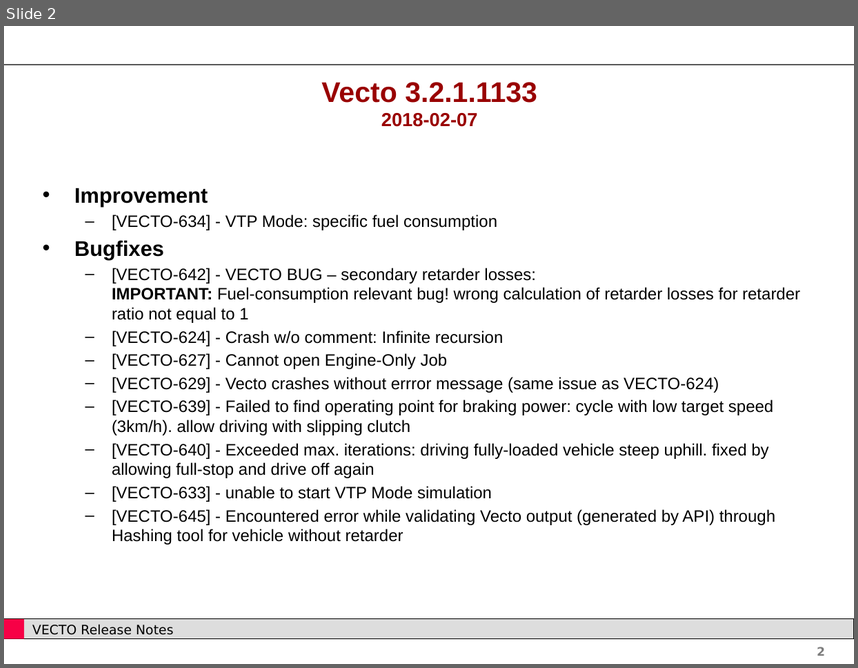
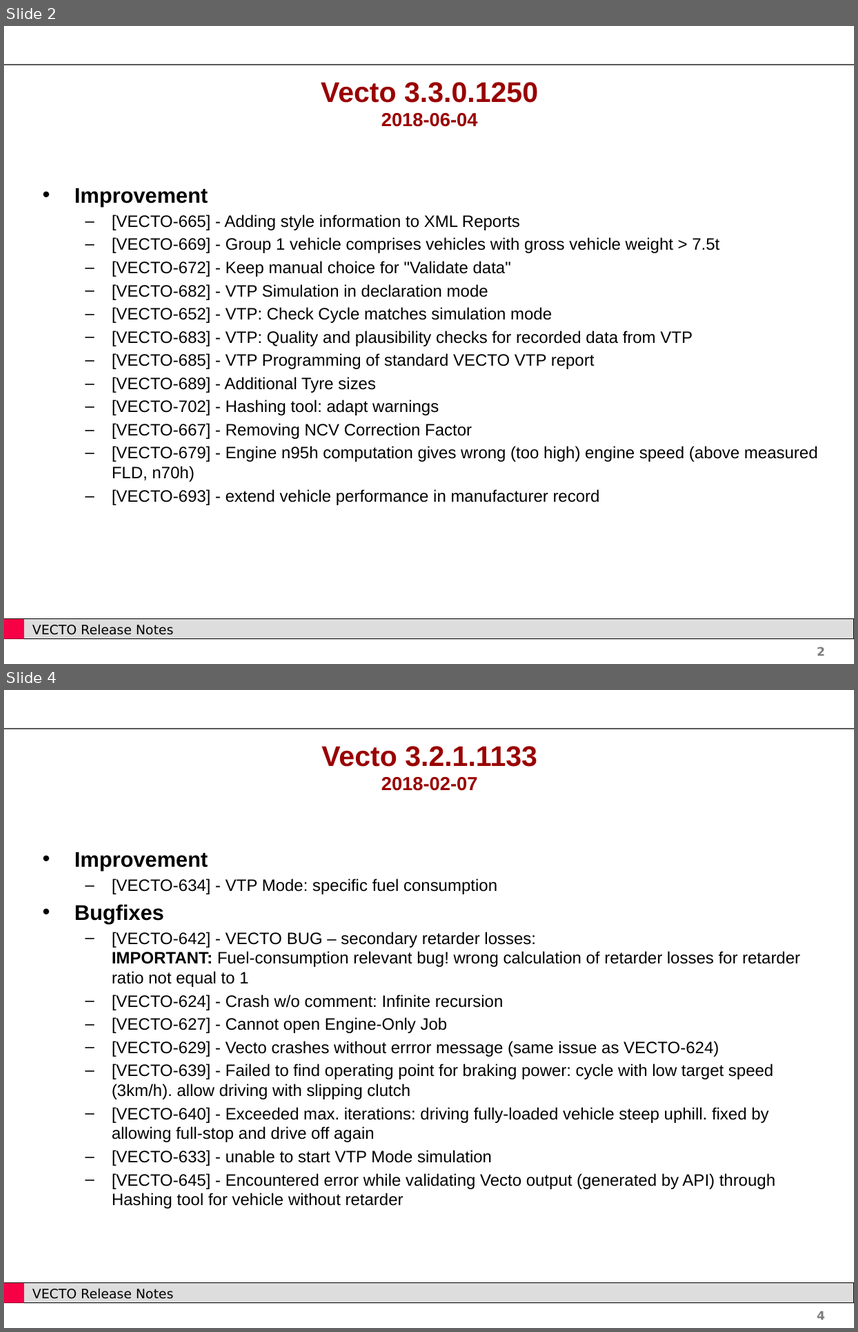
Before and after one commit to tanawadeatharva/BharatVECTO, a slide deck: Documentation/User Manual Source/Release Notes Vecto3.x.pptx. Shown one above the other, each under a label of ours: slide 2 before the commit, slides 2 and 4 after it; the slides between them are not shown. The pictures are 858x668 and 858x1332 pixels, drawn with LibreOffice and Linux fonts; fonts in the diff are those of the drawing; background and template pictures are left out. Boxes give left, top, right and bottom in pixels: in the first picture for what was removed or moved away, otherwise in the second. Text is boxed around its words. In the diff, an @@ line names an element or a change of style, - is before the commit and + after.

```diff
--- a/Documentation/User Manual Source/Release Notes Vecto3.x.pptx
+++ b/Documentation/User Manual Source/Release Notes Vecto3.x.pptx
@@ slide 2 added at box(4, 26, 854, 664), background #FFFFFF; not listed: 5 template elements that a slide beside it also shows @@
@@ title added at box(321, 82, 538, 127), 24 pt, text #990000, bold @@
+Vecto 3.3.0.1250
+2018-06-04
@@ text added at box(74, 187, 818, 505), 14 pt, text #000000 @@
+• Improvement
+  – [VECTO-665] - Adding style information to XML Reports
+  – [VECTO-669] - Group 1 vehicle comprises vehicles with gross vehicle weight > 7.5t
+  – [VECTO-672] - Keep manual choice for "Validate data"
+  – [VECTO-682] - VTP Simulation in declaration mode
+  – [VECTO-652] - VTP: Check Cycle matches simulation mode
+  – [VECTO-683] - VTP: Quality and plausibility checks for recorded data from VTP
+  – [VECTO-685] - VTP Programming of standard VECTO VTP report
+  – [VECTO-689] - Additional Tyre sizes
+  – [VECTO-702] - Hashing tool: adapt warnings
+  – [VECTO-667] - Removing NCV Correction Factor
+  – [VECTO-679] - Engine n95h computation gives wrong (too high) engine speed (above measured FLD, n70h)
+  – [VECTO-693] - extend vehicle performance in manufacturer record
@@ what was slide 2 is now slide 4 @@
@@ page number at box(817, 1310, 825, 1319): text changed @@
-2
+4
```
Also in this commit, not shown: 1 slide changed, 1 other slide added, 4 other files.
